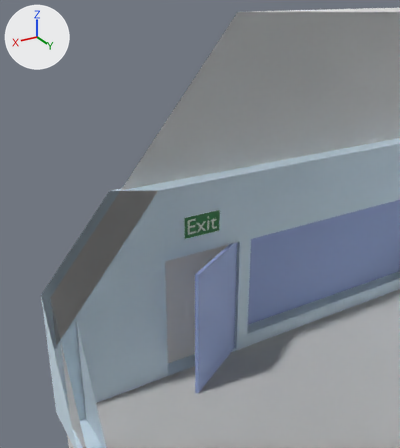
The glTF model theroom/excersizes/souvenirbutik/room.gltf as it was, and as the next commit left it.
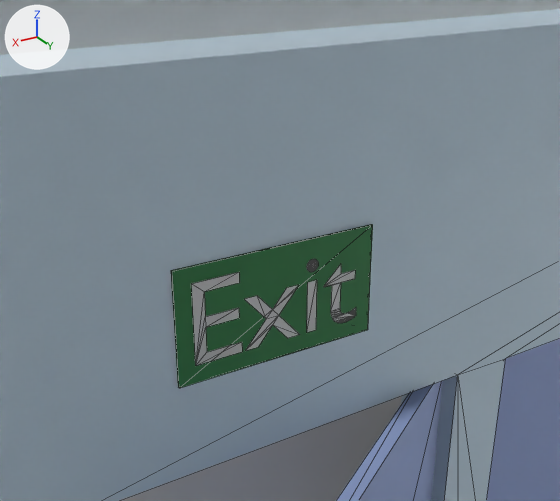
Each version appears first from a 50 mm lens placed at (8.17, -1.42, 8.68), pointed at (2.3, -11.21, 3.79), and next in a close-up from a 50 mm lens placed at (3.69, -8.79, 5.2), pointed at (2.21, -11.25, 3.97). The lights are fixed; the arrows at upper left show +X, +Y and +Z. The close-ups show mesh edges as thin lines. Everything nearer to the camera than a plane just in front of the edit is cut away. Where no turn or scale is listed for an object, it has been applied to the vertices.
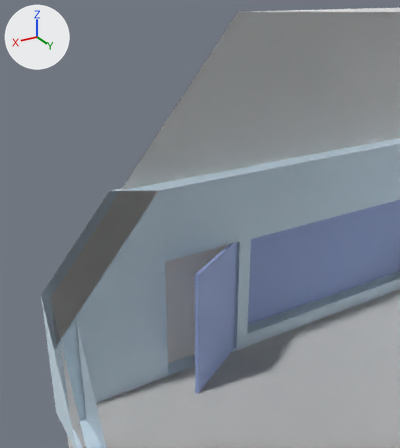
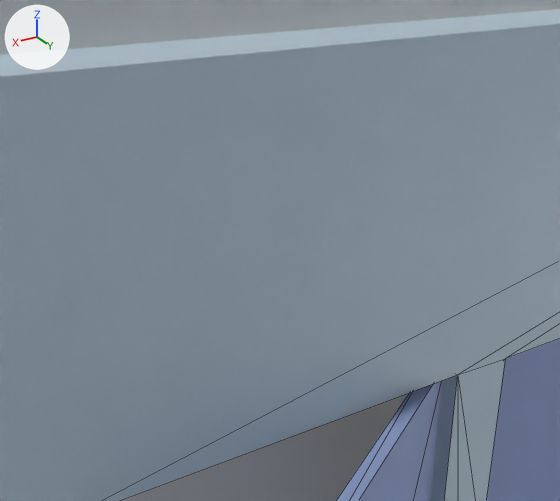
Diff of the bpy script that builds the scene:
```diff
--- a/theroom/excersizes/souvenirbutik/room.gltf.py
+++ b/theroom/excersizes/souvenirbutik/room.gltf.py
@@ ob_text_002 @@
-ob_text_002 = bpy.data.objects.new('Text.002', me_cutext_001)
-ob_text_002.location = (2.677, -11.171, 3.611)
```

Boxes (x1, y1, x2, y2) around the edits, measured in the close-ups (560 x 501 px):
'Text.002', deleted (green)
    before: (171, 224, 373, 388)
    faces in mat_material_016 (green #308446): (171, 224, 373, 388)
    faces in mat_material_017 (white #e7e7e7): (192, 259, 356, 365)
